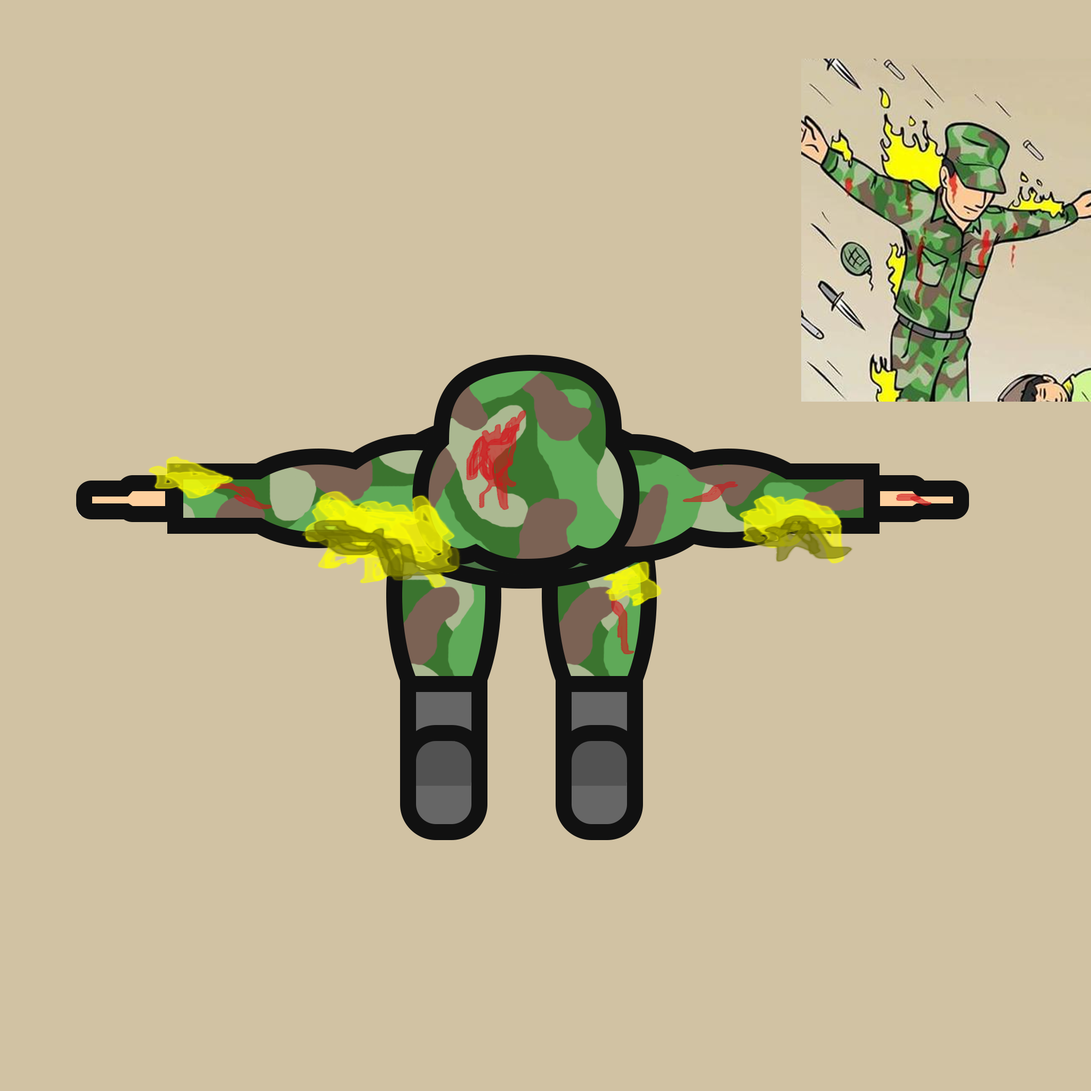
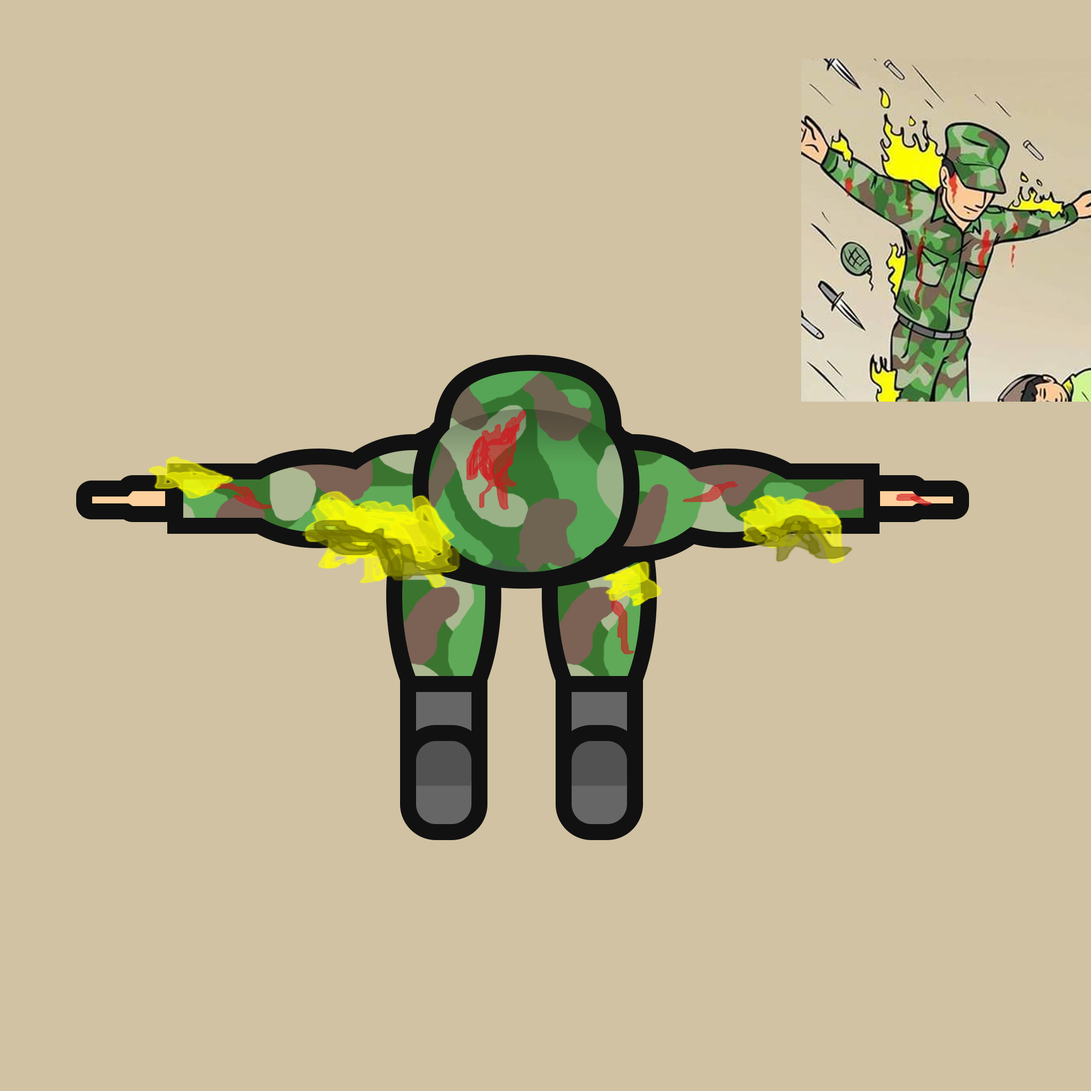
The second 1091px x 1091px image is a revision of the first. Changes to its layers:
added layer "sombra_bone" (24%) above "camuflagem" over left=415, top=409, right=635, bottom=468
"camuflagem" (1st of 5): opacity 100% → 90%, painted on it over left=412, top=354, right=641, bottom=584
painted on "cabeça" over left=412, top=354, right=641, bottom=584
moved "perna1" above "perna2" over left=412, top=464, right=512, bottom=584
